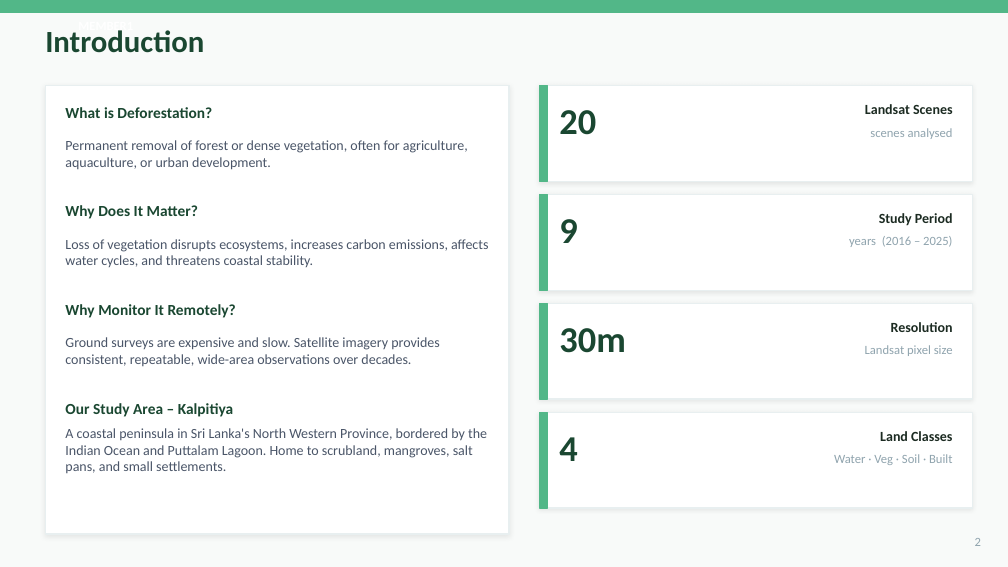
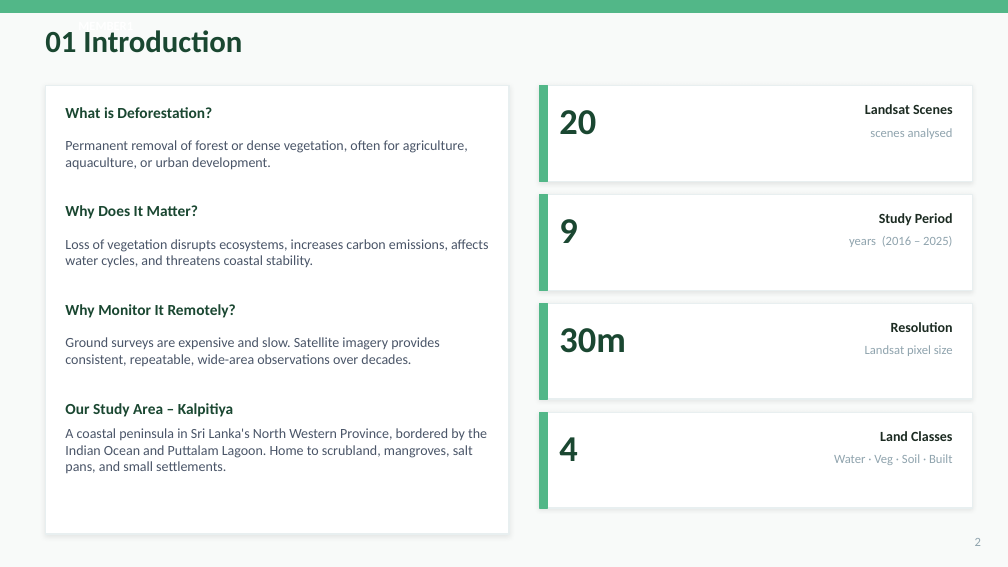
Before and after one commit to heyisula/terraShiftSriLanka, a slide deck: slide 2 of docs/Kalpitiya_Deforestation_Presentation.pptx. Drawn at 1008x567 pixels with LibreOffice and Linux fonts; fonts in the diff are those of the drawing. Boxes give left, top, right and bottom in pixels: in the first picture for what was removed or moved away, otherwise in the second. Text is boxed around its words. In the diff, an @@ line names an element or a change of style, - is before the commit and + after.

```diff
--- a/docs/Kalpitiya_Deforestation_Presentation.pptx
+++ b/docs/Kalpitiya_Deforestation_Presentation.pptx
@@ text at (45,30,242,53): text changed @@
-Introduction
+01 Introduction
```
Also in this commit, not shown: 14 other slides changed.
